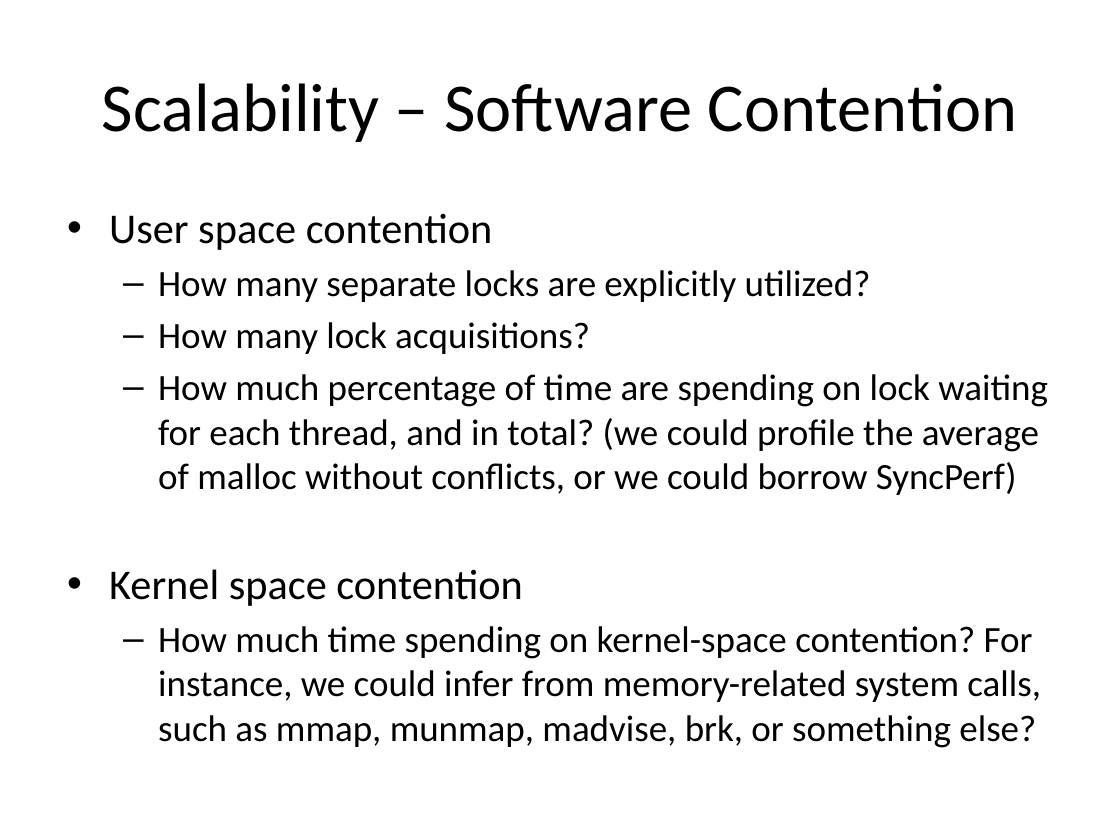
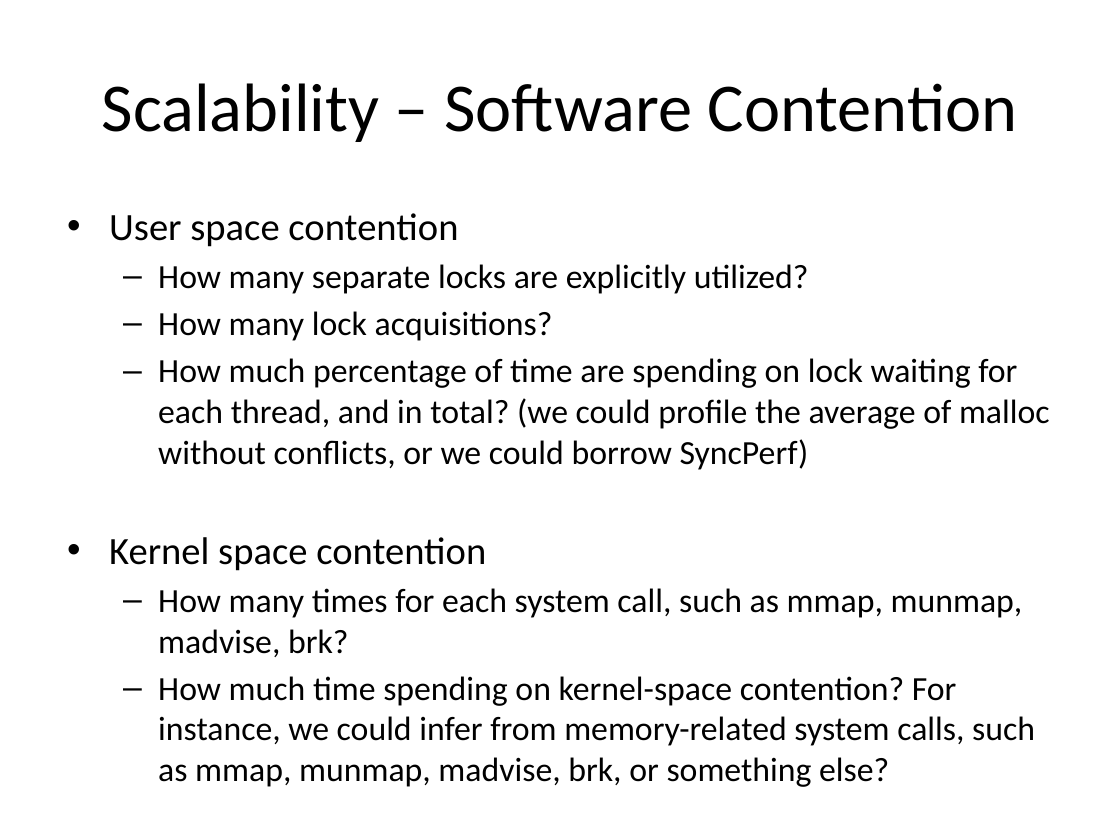
Before and after one commit to UTSASRG/MemPerf-Pro, a slide deck: slide 7 of AllocatorProfiler.pptx. Drawn at 1120x840 pixels with LibreOffice and Linux fonts; fonts in the diff are those of the drawing. Boxes give left, top, right and bottom in pixels: in the first picture for what was removed or moved away, otherwise in the second. Text is boxed around its words. In the diff, an @@ line names an element or a change of style, - is before the commit and + after.

```diff
--- a/AllocatorProfiler.pptx
+++ b/AllocatorProfiler.pptx
@@ text at (109, 213, 1050, 746): size 27.2 to 24.8 pt in "User space contention", "Kernel space contention"; size 23.8 to 21.7 pt in "How many separate locks are explicitly utilized?", "How many lock acquisitions?", "How much percentage of time are spending ...", "How much time spending on kernel-space contention? ..." @@
@@ text at (158, 588, 1023, 657): paragraph added @@
+  – How many times for each system call, such as mmap, munmap, madvise, brk?
```
Also in this commit, not shown: 4 other slides changed.
